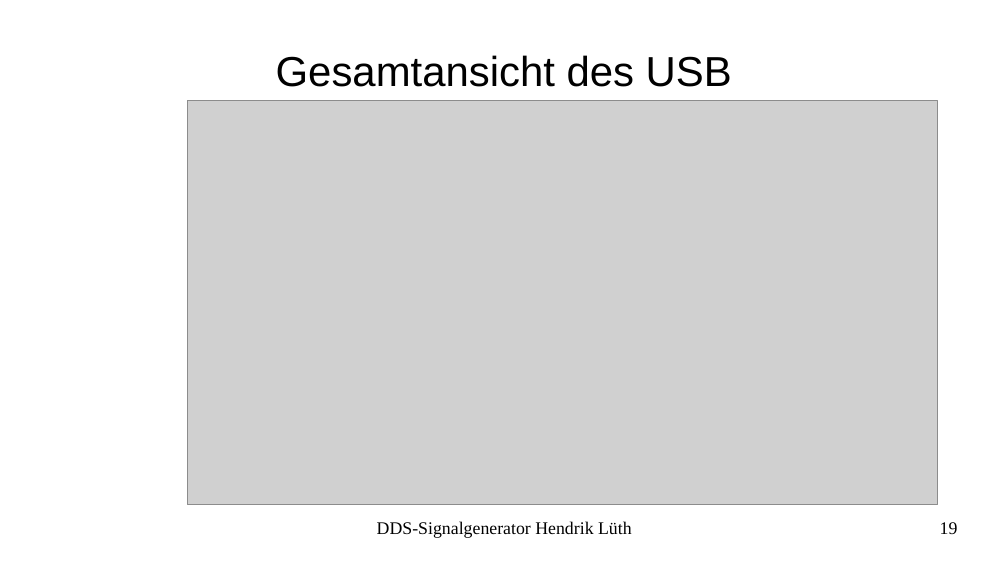
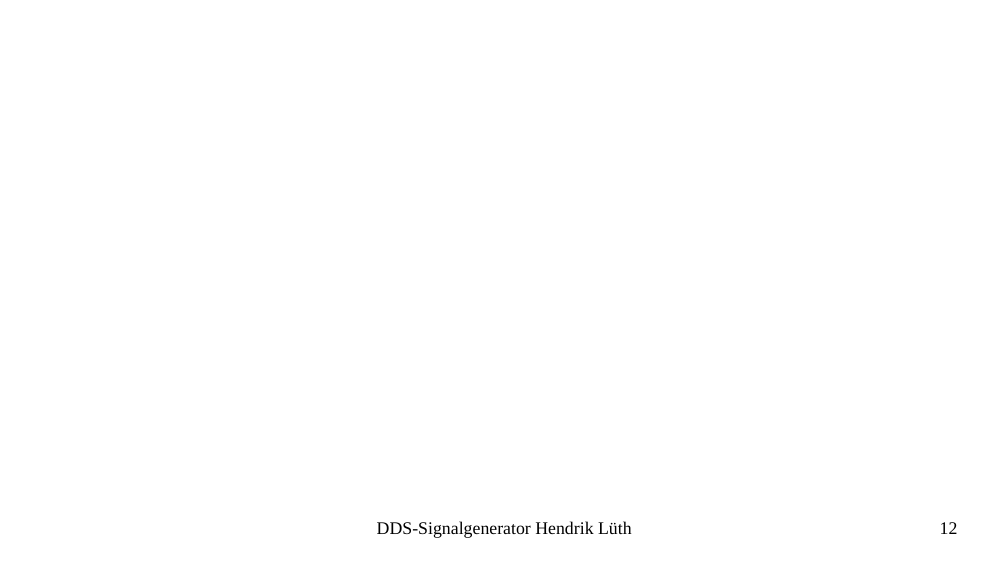
Before and after one commit to LabConnect/Signalgenerator, a slide deck: slide 12 of docs/Präsentation_Prüfung/Präsentation-Signalgenerator.odp (slide 19 before the commit). Drawn at 1008x567 pixels with LibreOffice and Linux fonts; fonts in the diff are those of the drawing; grey boxes stand for pictures; background and template pictures are left out. Boxes give left, top, right and bottom in pixels: in the first picture for what was removed or moved away, otherwise in the second. Text is boxed around its words. In the diff, an @@ line names an element or a change of style, - is before the commit and + after.

```diff
--- a/docs/Präsentation_Prüfung/Präsentation-Signalgenerator.odp
+++ b/docs/Präsentation_Prüfung/Präsentation-Signalgenerator.odp
@@ title removed at (276,55,732,87) @@
-Gesamtansicht des USB
@@ picture removed at (188,101,938,505) @@
@@ page number at (940,522,958,534): text changed @@
-19
+12
```
Also in this commit, not shown: 5 other slides changed, 7 slides added, 1 other file.
